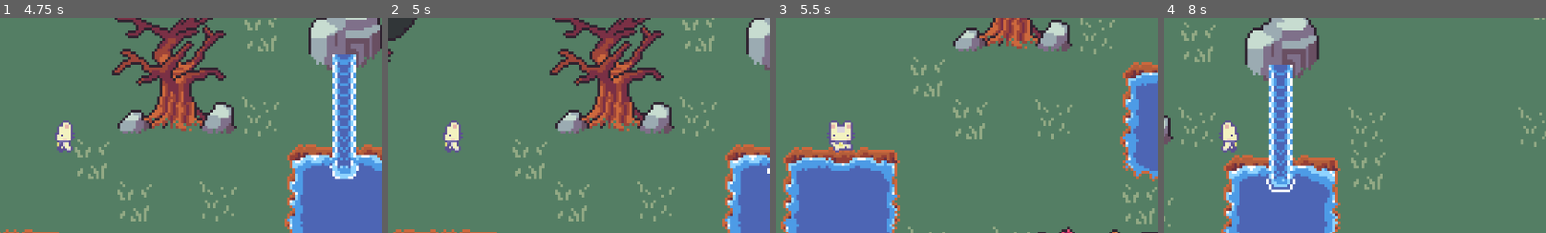
Above: before the commit, frames 1-4 (left to right).
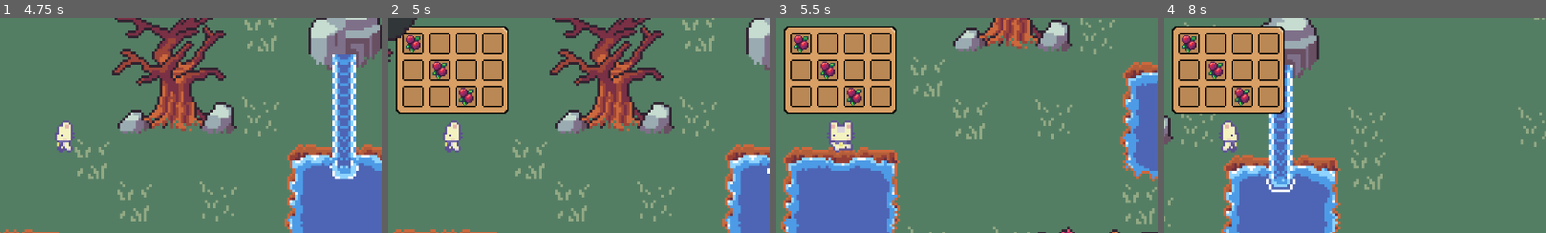
Above: after the commit, the same moments.

Repository: emmadilemma320/EdenEmGame
Game: Godot game, scene res://Scenes/world.tscn
Two runs of this game, one before a commit and one after it. Both use one fixed random seed, a clock stepped at 60 frames per second and the inputs below.
Inputs:
- Up to frame 1 (4.75 s): hold D (move_right) 0.53-1.28 s; hold S (move_down) 1.28-2.03 s; hold D (move_right) 2.03-2.78 s; hold W (move_up) 2.78-3.53 s; hold A (move_left) from 3.53 s (still down); tap Escape (close_current_menu, bound only after the commit) at 4.15 s
- Up to frame 2 (5 s): keep holding A (move_left); tap I (open_inventory, bound only after the commit) at 4.9 s
- Up to frame 3 (5.5 s): release A (move_left) at 5.03 s; hold S (move_down) from 5.03 s (still down)
- Up to frame 4 (8 s): release S (move_down) at 5.78 s; hold D (move_right) 5.78-6.53 s; hold W (move_up) 6.53-7.28 s; hold D (move_right) from 7.28 s (still down)
The pictures show only the part of the screen within x 42-92%, y 22-72%; the shares and areas given below are measured in that part.

Frame 1 is identical in both runs. In frame 2, 12% of the frame differs, in the area x 2-32%, y 4-45%; in frame 3, 12%; in frame 4, 12%, in the area x 2-32%, y 3-45%.

Commit message:
Precursory inventory
added basic inventory: displays items correctly but no pick-ups (yet)

Diff:
--- /dev/null
+++ b/Inventory/Items/berry.tres
@@ -0,0 +1,15 @@
+[gd_resource type="Resource" script_class="InventoryCollectable" load_steps=4 format=3 uid="uid://dd43r8tv6ltxe"]
+
+[ext_resource type="Script" uid="uid://4tdjcv0tju4u" path="res://Inventory/Scripts/inventory_collectable.gd" id="1_5haky"]
+[ext_resource type="Texture2D" uid="uid://bi1h2daaue5u1" path="res://Assets/Items/Tiny Wonder Forest items&objects/objects.png" id="2_5haky"]
+
+[sub_resource type="AtlasTexture" id="AtlasTexture_44jky"]
+atlas = ExtResource("2_5haky")
+region = Rect2(17, 32, 15, 17)
+margin = Rect2(0, 1, 0, 0)
+
+[resource]
+script = ExtResource("1_5haky")
+name = ""
+texture = SubResource("AtlasTexture_44jky")
+metadata/_custom_type_script = "uid://4tdjcv0tju4u"
--- /dev/null
+++ b/Inventory/Scripts/inventory.gd
@@ -0,0 +1,5 @@
+extends Resource
+
+class_name Inventory
+
+@export var items: Array[InventoryCollectable]
--- /dev/null
+++ b/Inventory/Scripts/inventory_collectable.gd
@@ -0,0 +1,6 @@
+extends Resource
+
+class_name InventoryCollectable
+
+@export var name: String = ""
+@export var texture: Texture2D
--- /dev/null
+++ b/Inventory/Scripts/inventory_ui.gd
@@ -0,0 +1,32 @@
+extends Control
+
+@onready var inventory: Inventory = preload("res://Inventory/player_inventory.tres")
+@onready var slots: Array = $NinePatchRect/GridContainer.get_children()
+
+var is_open = false
+
+func _ready():
+	update_slots()
+	close()
+
+func _process(delta):
+	if Input.is_action_just_pressed("open_inventory"):
+		if is_open:
+			close()
+		else:
+			open()
+
+	if Input.is_action_just_pressed("close_current_menu") and is_open:
+		close()
+
+func update_slots():
+	for i in range(min(inventory.items.size(), slots.size())):
+		slots[i].update(inventory.items[i])
+
+func open():
+	visible = true
+	is_open = true
+
+func close():
+	visible = false
+	is_open = false
--- /dev/null
+++ b/Inventory/inventory_ui.tscn
@@ -0,0 +1,75 @@
+[gd_scene load_steps=4 format=3 uid="uid://b5sc642axrbmr"]
+
+[ext_resource type="Script" uid="uid://ngmvlkfhbvv1" path="res://Inventory/Scripts/inventory_ui.gd" id="1_se627"]
+[ext_resource type="Texture2D" uid="uid://dl1n04ksbbx65" path="res://Assets/UI/inventory-background.png" id="2_o6avf"]
+[ext_resource type="PackedScene" uid="uid://bi2d1e14l124x" path="res://Inventory/inventory_ui_slot.tscn" id="3_6gduq"]
+
+[node name="Inventory UI" type="Control"]
+custom_minimum_size = Vector2(169, 133)
+layout_mode = 3
+anchors_preset = 0
+offset_right = 169.0
+offset_bottom = 133.0
+script = ExtResource("1_se627")
+
+[node name="NinePatchRect" type="NinePatchRect" parent="."]
+layout_mode = 1
+offset_right = 85.0
+offset_bottom = 66.0
+scale = Vector2(2, 2)
+texture = ExtResource("2_o6avf")
+patch_margin_left = 6
+patch_margin_top = 6
+patch_margin_right = 6
+patch_margin_bottom = 6
+
+[node name="GridContainer" type="GridContainer" parent="NinePatchRect"]
+layout_mode = 1
+anchors_preset = 8
+anchor_left = 0.5
+anchor_top = 0.5
+anchor_right = 0.5
+anchor_bottom = 0.5
+offset_left = -38.0
+offset_top = -28.0
+offset_right = 38.0
+offset_bottom = 28.0
+grow_horizontal = 2
+grow_vertical = 2
+columns = 4
+
+[node name="0" parent="NinePatchRect/GridContainer" instance=ExtResource("3_6gduq")]
+layout_mode = 2
+
+[node name="1" parent="NinePatchRect/GridContainer" instance=ExtResource("3_6gduq")]
+layout_mode = 2
+
+[node name="2" parent="NinePatchRect/GridContainer" instance=ExtResource("3_6gduq")]
+layout_mode = 2
+
+[node name="3" parent="NinePatchRect/GridContainer" instance=ExtResource("3_6gduq")]
+layout_mode = 2
+
+[node name="4" parent="NinePatchRect/GridContainer" instance=ExtResource("3_6gduq")]
+layout_mode = 2
+
+[node name="5" parent="NinePatchRect/GridContainer" instance=ExtResource("3_6gduq")]
+layout_mode = 2
+
+[node name="6" parent="NinePatchRect/GridContainer" instance=ExtResource("3_6gduq")]
+layout_mode = 2
+
+[node name="7" parent="NinePatchRect/GridContainer" instance=ExtResource("3_6gduq")]
+layout_mode = 2
+
+[node name="8" parent="NinePatchRect/GridContainer" instance=ExtResource("3_6gduq")]
+layout_mode = 2
+
+[node name="9" parent="NinePatchRect/GridContainer" instance=ExtResource("3_6gduq")]
+layout_mode = 2
+
+[node name="10" parent="NinePatchRect/GridContainer" instance=ExtResource("3_6gduq")]
+layout_mode = 2
+
+[node name="11" parent="NinePatchRect/GridContainer" instance=ExtResource("3_6gduq")]
+layout_mode = 2
--- /dev/null
+++ b/Inventory/inventory_ui_slot.gd
@@ -0,0 +1,10 @@
+extends Panel
+
+@onready var item_visual: Sprite2D = $CenterContainer/Panel/item_display
+
+func update(item: InventoryCollectable):
+	if !item:
+		item_visual.visible = false
+	else:
+		item_visual.visible = true
+		item_visual.texture = item.texture
--- /dev/null
+++ b/Inventory/inventory_ui_slot.tscn
@@ -0,0 +1,27 @@
+[gd_scene load_steps=3 format=3 uid="uid://bi2d1e14l124x"]
+
+[ext_resource type="Script" uid="uid://3ksico1jl4qb" path="res://Inventory/inventory_ui_slot.gd" id="1_dbf71"]
+[ext_resource type="Texture2D" uid="uid://d0tbe64g80a2m" path="res://Assets/UI/inventory-slot.png" id="1_n1b0j"]
+
+[node name="Inventory_UI_Slot" type="Panel"]
+self_modulate = Color(1, 1, 1, 0)
+custom_minimum_size = Vector2(16, 16)
+offset_right = 16.0
+offset_bottom = 16.0
+script = ExtResource("1_dbf71")
+
+[node name="background" type="Sprite2D" parent="."]
+texture = ExtResource("1_n1b0j")
+centered = false
+
+[node name="CenterContainer" type="CenterContainer" parent="."]
+custom_minimum_size = Vector2(16, 16)
+layout_mode = 0
+offset_right = 16.0
+offset_bottom = 16.0
+
+[node name="Panel" type="Panel" parent="CenterContainer"]
+layout_mode = 2
+
+[node name="item_display" type="Sprite2D" parent="CenterContainer/Panel"]
+scale = Vector2(0.85, 0.85)
--- /dev/null
+++ b/Inventory/player_inventory.tres
@@ -0,0 +1,10 @@
+[gd_resource type="Resource" script_class="Inventory" load_steps=4 format=3 uid="uid://cat7hj6vbnqv2"]
+
+[ext_resource type="Script" uid="uid://4tdjcv0tju4u" path="res://Inventory/Scripts/inventory_collectable.gd" id="1_5tggb"]
+[ext_resource type="Resource" uid="uid://dd43r8tv6ltxe" path="res://Inventory/Items/berry.tres" id="2_k7d1n"]
+[ext_resource type="Script" uid="uid://75whx7hjp7ic" path="res://Inventory/Scripts/inventory.gd" id="3_k7d1n"]
+
+[resource]
+script = ExtResource("3_k7d1n")
+items = Array[ExtResource("1_5tggb")]([ExtResource("2_k7d1n"), null, null, null, null, ExtResource("2_k7d1n"), null, null, null, null, ExtResource("2_k7d1n")])
+metadata/_custom_type_script = "uid://75whx7hjp7ic"
--- a/Scenes/player.tscn
+++ b/Scenes/player.tscn
@@ -1,7 +1,9 @@
-[gd_scene load_steps=21 format=3 uid="uid://cgkys2yocbk4n"]
+[gd_scene load_steps=23 format=3 uid="uid://cgkys2yocbk4n"]
 
 [ext_resource type="Script" uid="uid://b51m7hboymnrw" path="res://Scripts/character_body_2d.gd" id="1_cvnsp"]
 [ext_resource type="Texture2D" uid="uid://db6utsfxwwvul" path="res://Assets/Character/Sprout Lands - Sprites - Basic pack/Characters/Basic Charakter Spritesheet.png" id="1_v0iea"]
+[ext_resource type="Resource" uid="uid://cat7hj6vbnqv2" path="res://Inventory/player_inventory.tres" id="2_6t5aa"]
+[ext_resource type="PackedScene" uid="uid://b5sc642axrbmr" path="res://Inventory/inventory_ui.tscn" id="4_vgqql"]
 
 [sub_resource type="RectangleShape2D" id="RectangleShape2D_cvnsp"]
 size = Vector2(42, 16)
@@ -161,8 +163,9 @@
 "speed": 5.0
 }]
 
-[node name="CharacterBody2D" type="CharacterBody2D"]
+[node name="Player" type="CharacterBody2D"]
 script = ExtResource("1_cvnsp")
+inventory = ExtResource("2_6t5aa")
 
 [node name="CollisionShape2D" type="CollisionShape2D" parent="."]
 position = Vector2(0, 16)
@@ -175,3 +178,9 @@
 autoplay = "front_facing_idle"
 
 [node name="Player" type="Node2D" parent="."]
+
+[node name="Inventory UI" parent="." instance=ExtResource("4_vgqql")]
+offset_left = -86.0
+offset_top = -166.0
+offset_right = 83.0
+offset_bottom = -33.0
--- a/Scripts/character_body_2d.gd
+++ b/Scripts/character_body_2d.gd
@@ -2,7 +2,7 @@
 
 
 const SPEED = 300.0
-
+@export var inventory: Inventory
 
 func _physics_process(delta: float) -> void:
 
--- a/project.godot
+++ b/project.godot
@@ -45,6 +45,17 @@
 , Object(InputEventKey,"resource_local_to_scene":false,"resource_name":"","device":-1,"window_id":0,"alt_pressed":false …(186 unchanged characters)…
 ]
 }
+open_inventory={
+"deadzone": 0.2,
+"events": [Object(InputEventKey,"resource_local_to_scene":false,"resource_name":"","device":-1,"window_id":0,"alt_pressed":false,"shift_pressed":false,"ctrl_pressed":false,"meta_pressed":false,"pressed":false,"keycode":0,"physical_keycode":73,"key_label":0,"unicode":105,"location":0,"echo":false,"script":null)
+, Object(InputEventKey,"resource_local_to_scene":false,"resource_name":"","device":-1,"window_id":0,"alt_pressed":false,"shift_pressed":false,"ctrl_pressed":false,"meta_pressed":false,"pressed":false,"keycode":0,"physical_keycode":4194306,"key_label":0,"unicode":0,"location":0,"echo":false,"script":null)
+]
+}
+close_current_menu={
+"deadzone": 0.2,
+"events": [Object(InputEventKey,"resource_local_to_scene":false,"resource_name":"","device":-1,"window_id":0,"alt_pressed":false,"shift_pressed":false,"ctrl_pressed":false,"meta_pressed":false,"pressed":false,"keycode":0,"physical_keycode":4194305,"key_label":0,"unicode":0,"location":0,"echo":false,"script":null)
+]
+}
 
 [rendering]
 
Binary file added: Assets/UI/inventory-background.png
Not shown, added: Assets/UI/inventory-background.png.import
Binary file added: Assets/UI/inventory-slot.png
Not shown, added: Assets/UI/inventory-slot.png.import
Not shown, changed: Documentation/DesignDoc.txt
Not shown, added: Inventory/Scripts/inventory.gd.uid
Not shown, added: Inventory/Scripts/inventory_collectable.gd.uid
Not shown, added: Inventory/Scripts/inventory_ui.gd.uid
Not shown, added: Inventory/inventory_ui_slot.gd.uid
